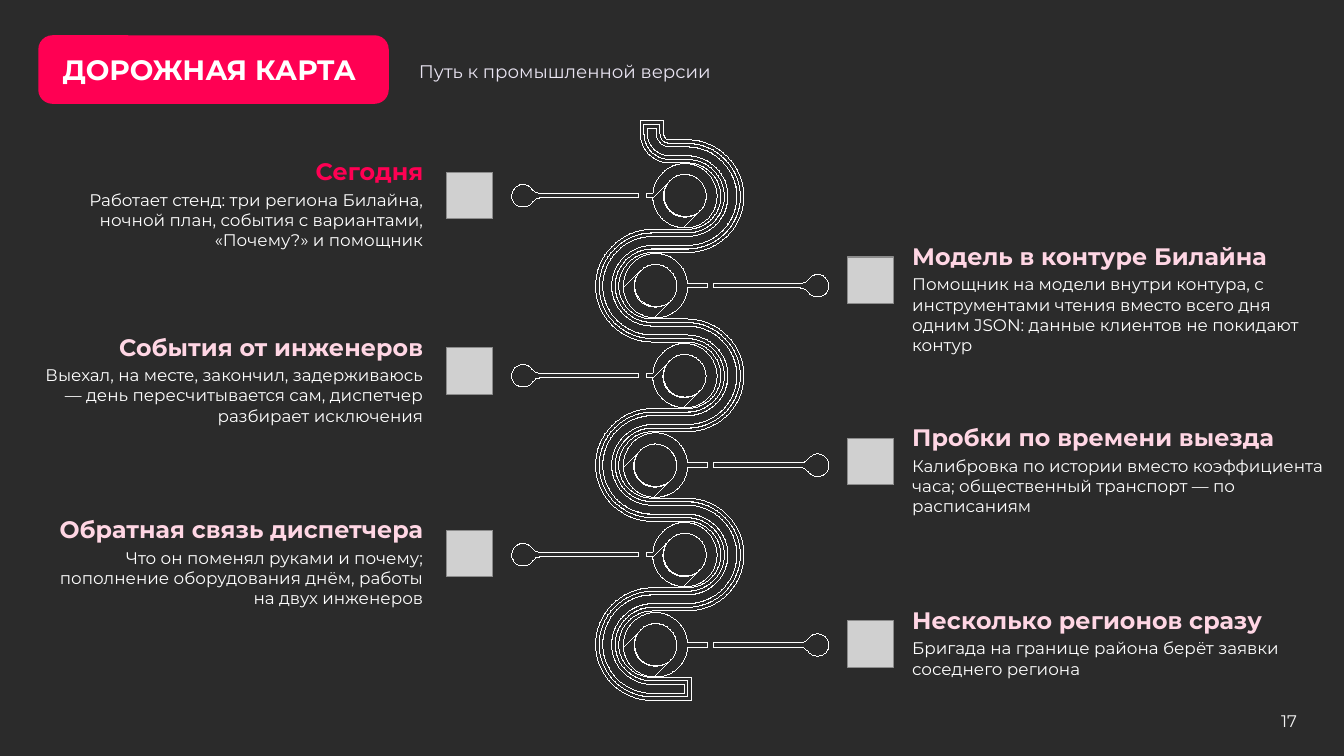
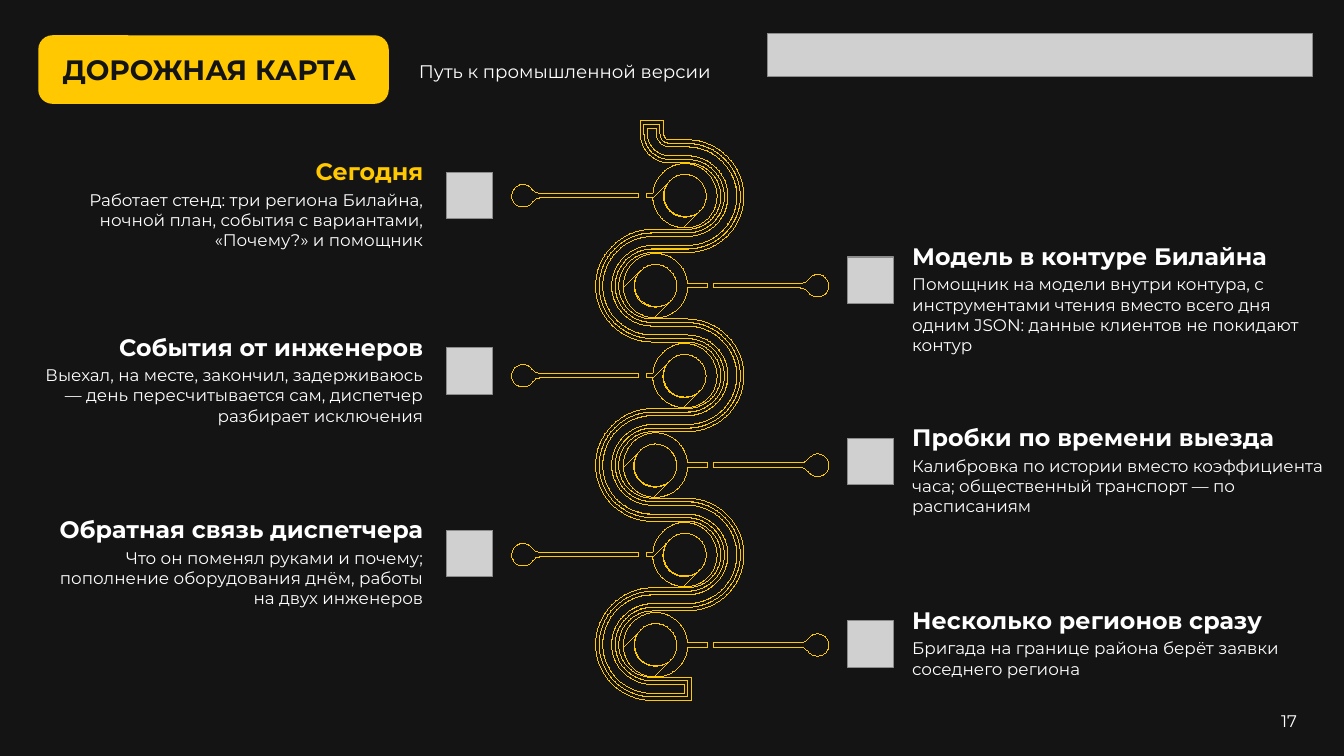
Before and after one commit to earlyr1/beeline-routing, a slide deck: slide 17 of ЛЦТ2026_Презентация_верные_обязательные_слайды.pptx. Drawn at 1344x756 pixels with LibreOffice and Linux fonts; fonts in the diff are those of the drawing; grey boxes stand for pictures; background and template pictures are left out; a plain dark background stands for a picture behind light text. Boxes give left, top, right and bottom in pixels: in the first picture for what was removed or moved away, otherwise in the second. Text is boxed around its words. In the diff, an @@ line names an element or a change of style, - is before the commit and + after.

```diff
--- a/ЛЦТ2026_Презентация_верные_обязательные_слайды.pptx
+++ b/ЛЦТ2026_Презентация_верные_обязательные_слайды.pptx
@@ background picture (left out) to #141414 @@
@@ rounded rectangle "ДОРОЖНАЯ КАРТА" at [38,35,389,104]: text colour #FFFFFF to #141414; fill #FF0053 to #FFC800 @@
@@ text "Путь к промышленной версии" at [419,64,711,82]: text colour #E9E4F2 to #FFFFFF @@
@@ picture added at [768,34,1313,78] @@
@@ text "Сегодня" at [316,163,424,183]: text colour #FF0053 to #FFC800 @@
@@ outline #FFFFFF 0.75 pt to #FFC800 0.75 pt in 27 elements at [595,121,744,701], [599,125,741,698], [646,344,723,408], [511,364,638,386], [653,361,701,408], [661,355,708,397], [646,163,723,228], [509,185,639,207], [653,180,701,228], [661,174,709,217], [714,274,832,296], [622,253,708,318], [623,271,670,319], [633,264,680,307], [714,454,832,476], [622,433,708,497], [623,450,670,497], [631,444,679,487], [646,522,723,587], [509,543,639,566], [653,539,701,587], [661,533,709,577], [714,634,830,656], [622,613,708,678], [623,630,670,678], [633,624,680,666], [603,128,738,694] @@
@@ text colour #FFD6E4 to #FFFFFF in 5 elements at [912,247,1267,270], [119,338,423,361], [912,428,1274,451], [60,520,423,543], [912,612,1262,634] @@
@@ page number at [1281,715,1297,727]: text colour #F2F2F2 to #FFFFFF @@
```
Also in this commit, not shown: 12 other slides changed.
